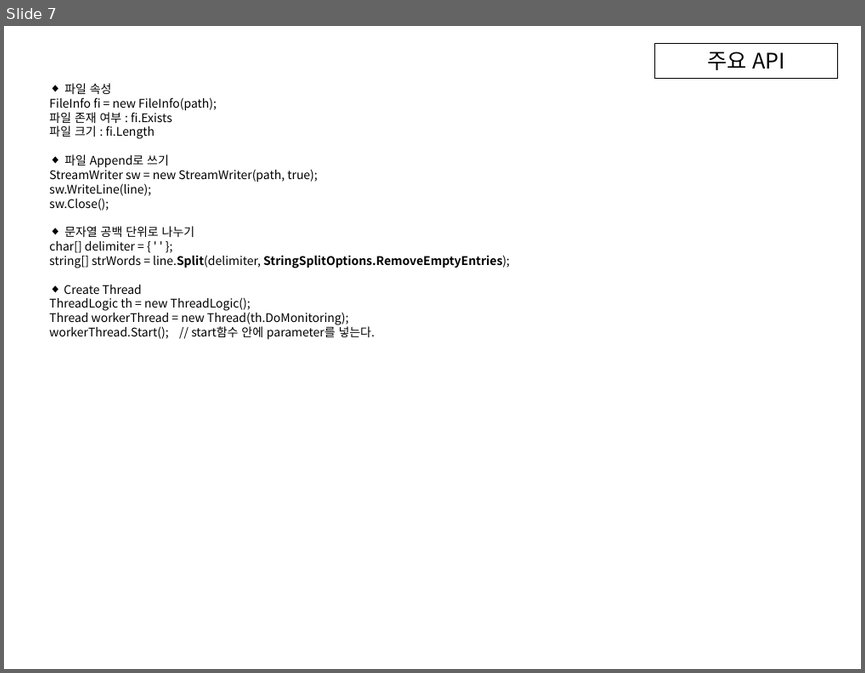
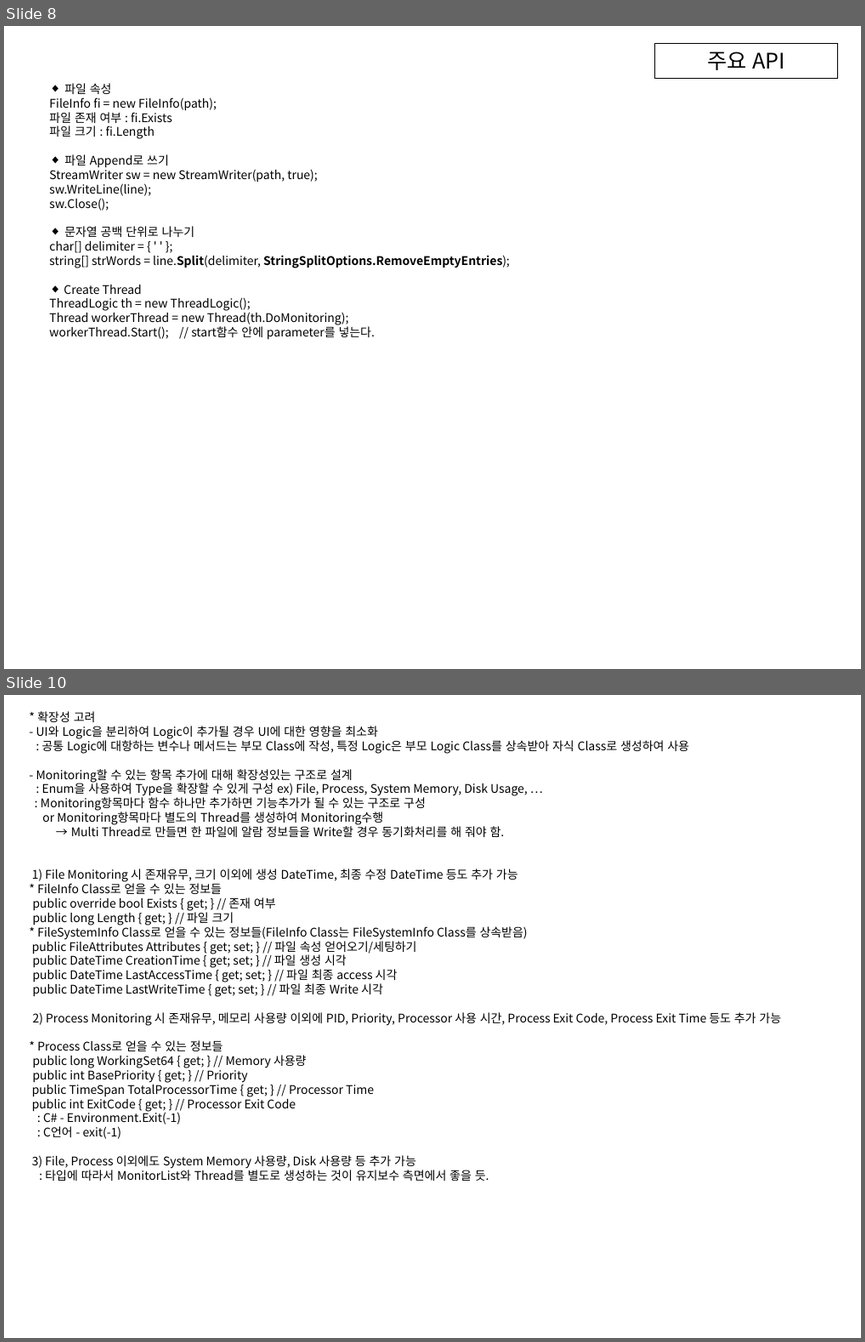
Before and after one commit to ambidext/CS_ConsoleGit, a slide deck: Monitoring/Flowchart.pptx. Shown one above the other, each under a label of ours: slide 7 before the commit, slides 8 and 10 after it; the slides between them are not shown. The pictures are 865x673 and 865x1342 pixels, drawn with LibreOffice and Linux fonts; fonts in the diff are those of the drawing. Boxes give left, top, right and bottom in pixels: in the first picture for what was removed or moved away, otherwise in the second. Text is boxed around its words. In the diff, an @@ line names an element or a change of style, - is before the commit and + after.

```diff
--- a/Monitoring/Flowchart.pptx
+++ b/Monitoring/Flowchart.pptx
@@ slide 10 added at [4, 695, 861, 1338], background #FFFFFF @@
@@ text added at [32, 711, 781, 1180], 10 pt, text #000000 @@
+* 확장성 고려
+- UI와 Logic을 분리하여 Logic이 추가될 경우 UI에 대한 영향을 최소화
+: 공통 Logic에 대항하는 변수나 메서드는 부모 Class에 작성, 특정 Logic은 부모 Logic Class를 상속받아 자식 Class로 생성하여 사용
+- Monitoring할 수 있는 항목 추가에 대해 확장성있는 구조로 설계
+: Enum을 사용하여 Type을 확장할 수 있게 구성 ex) File, Process, System Memory, Disk Usage, …
+: Monitoring항목마다 함수 하나만 추가하면 기능추가가 될 수 있는 구조로 구성
+or Monitoring항목마다 별도의 Thread를 생성하여 Monitoring수행
+→ Multi Thread로 만들면 한 파일에 알람 정보들을 Write할 경우 동기화처리를 해 줘야 함.
+1) File Monitoring 시 존재유무, 크기 이외에 생성 DateTime, 최종 수정 DateTime 등도 추가 가능
+* FileInfo Class로 얻을 수 있는 정보들
+public override bool Exists { get; } // 존재 여부
+public long Length { get; } // 파일 크기
+* FileSystemInfo Class로 얻을 수 있는 정보들(FileInfo Class는 FileSystemInfo Class를 상속받음)
+public FileAttributes Attributes { get; set; } // 파일 속성 얻어오기/세팅하기
+public DateTime CreationTime { get; set; } // 파일 생성 시각
+public DateTime LastAccessTime { get; set; } // 파일 최종 access 시각
+public DateTime LastWriteTime { get; set; } // 파일 최종 Write 시각
+2) Process Monitoring 시 존재유무, 메모리 사용량 이외에 PID, Priority, Processor 사용 시간, Process Exit Code, Process Exit Time 등도 추가 가능
+* Process Class로 얻을 수 있는 정보들
+public long WorkingSet64 { get; } // Memory 사용량
+public int BasePriority { get; } // Priority
+public TimeSpan TotalProcessorTime { get; } // Processor Time
+public int ExitCode { get; } // Processor Exit Code
+: C# - Environment.Exit(-1)
+: C언어 - exit(-1)
+3) File, Process 이외에도 System Memory 사용량, Disk 사용량 등 추가 가능
+: 타입에 따라서 MonitorList와 Thread를 별도로 생성하는 것이 유지보수 측면에서 좋을 듯.
@@ what was slide 7 is now slide 8 @@
```
Also in this commit, not shown: 4 slides changed, 3 other slides added, 4 other files.
